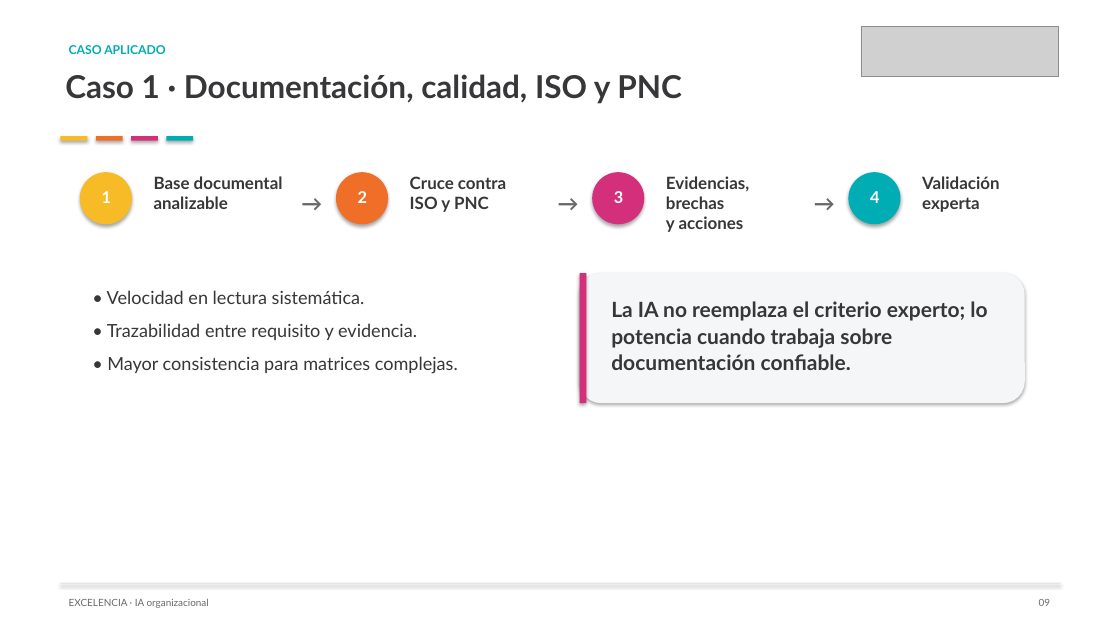
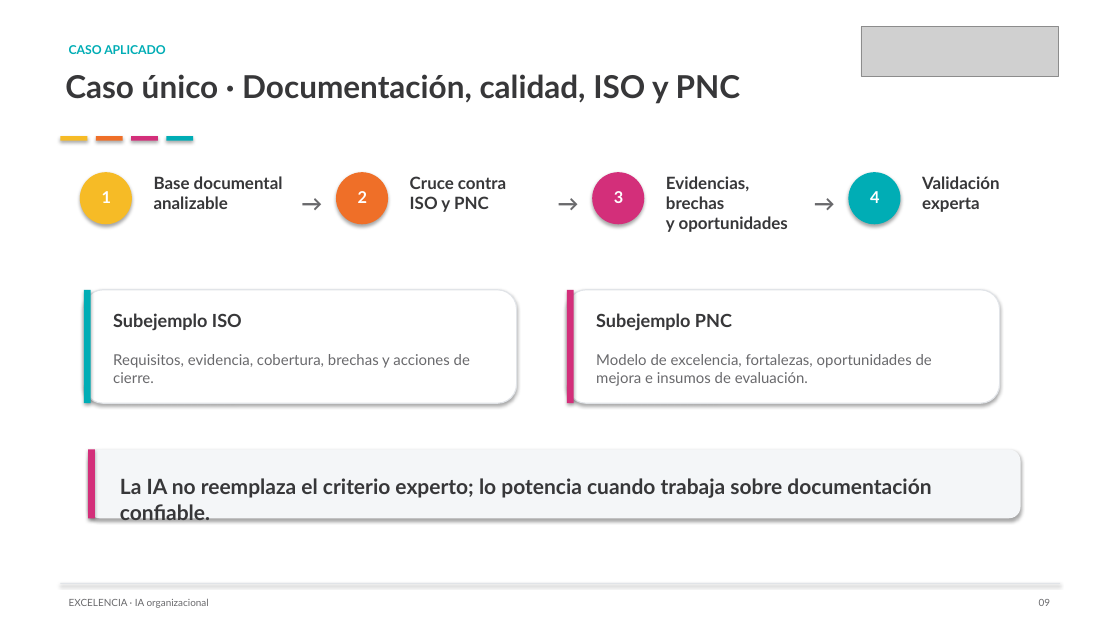
Before and after one commit to luispicone/presentacion_agentes_ia, a slide deck: slide 9 of presentacion/charla-excelencia-ia-organizacional.pptx. Drawn at 1120x630 pixels with LibreOffice and Linux fonts; fonts in the diff are those of the drawing; grey boxes stand for pictures. Boxes give left, top, right and bottom in pixels: in the first picture for what was removed or moved away, otherwise in the second. Text is boxed around its words. In the diff, an @@ line names an element or a change of style, - is before the commit and + after.

Commit message:
Reenfocar presentacion en caso ISO PNC

```diff
--- a/presentacion/charla-excelencia-ia-organizacional.pptx
+++ b/presentacion/charla-excelencia-ia-organizacional.pptx
@@ text at box(65, 74, 741, 104): text changed @@
-Caso 1 · Documentación, calidad, ISO y PNC
+Caso único · Documentación, calidad, ISO y PNC
@@ text at box(666, 176, 788, 232): text changed @@
-Evidencias, brechas
-y acciones
+Evidencias, brechas
+y oportunidades
@@ rounded rectangle: place and size @@
-rounded rectangle at box(107, 290, 458, 374)
+rounded rectangle at box(84, 290, 517, 403)
@@ rounded rectangle at box(84, 290, 517, 403): fill none to #FFFFFF; outline none to #E1E4E8 1 pt; shadow on @@
@@ rectangle added at box(84, 290, 91, 403), fill #00ADB5 @@
@@ text in rounded rectangle at box(107, 290, 458, 374): text removed @@
-• Velocidad en lectura sistemática.
-• Trazabilidad entre requisito y evidencia.
-• Mayor consistencia para matrices complejas.
@@ rectangle: place and size @@
-rectangle at box(580, 273, 586, 403)
+rectangle at box(567, 290, 574, 403)
@@ rounded rectangle: place and size @@
-rounded rectangle at box(580, 273, 1025, 403)
+rounded rectangle at box(567, 290, 1000, 403)
@@ rounded rectangle at box(567, 290, 1000, 403): fill #F4F6F8 to #FFFFFF; outline none to #E1E4E8 1 pt @@
@@ text added at box(113, 313, 242, 331), 15.5 pt, text #373739, bold @@
+Subejemplo ISO
@@ text added at box(596, 313, 732, 331), 15.5 pt, text #373739, bold @@
+Subejemplo PNC
@@ text added at box(113, 354, 470, 383), 12.8 pt, text #69696C @@
+Requisitos, evidencia, cobertura, brechas y acciones de cierre.
@@ text added at box(596, 354, 932, 386), 12.8 pt, text #69696C @@
+Modelo de excelencia, fortalezas, oportunidades de mejora e insumos de evaluación.
@@ rounded rectangle added at box(88, 450, 1021, 518), fill #F4F6F8 @@
@@ rectangle added at box(88, 450, 95, 518), fill #D32F7A @@
@@ text "La IA no reemplaza el ..." rewrapped from box(611, 301, 987, 370) to box(120, 478, 931, 498) @@
```
Also in this commit, not shown: 2 other slides changed, 2 slides added, 1 slide removed, 7 other files.
